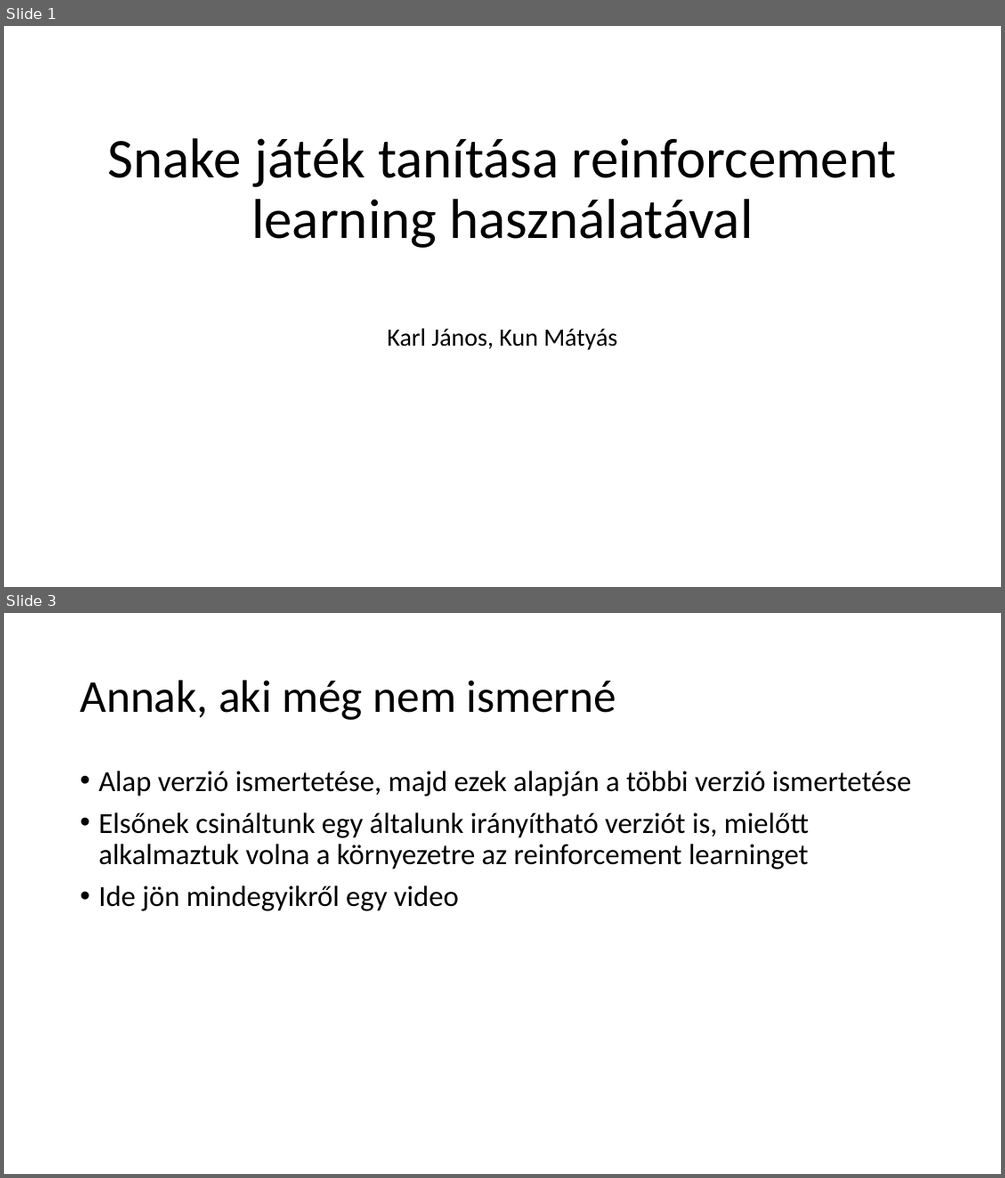
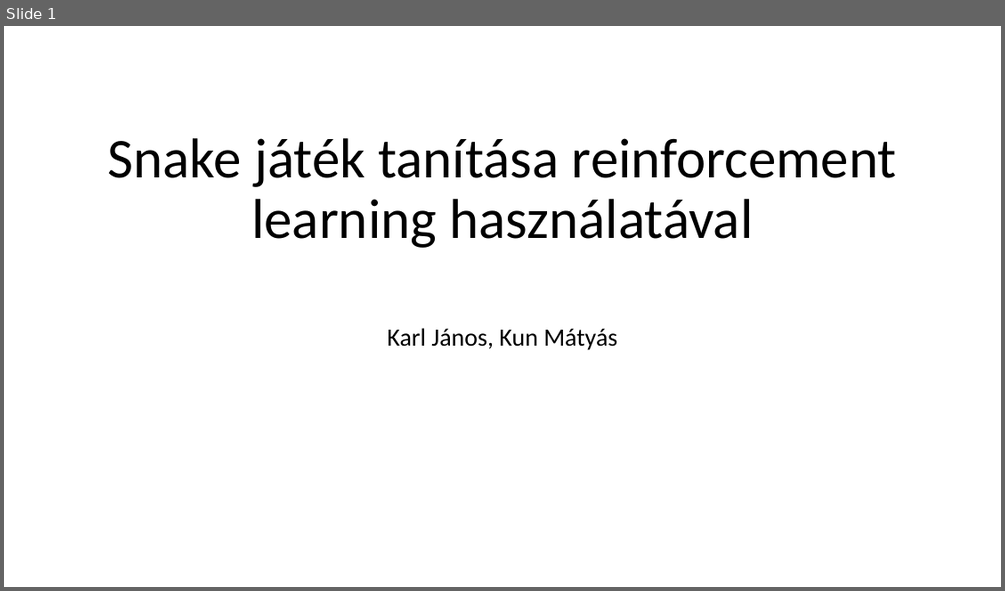
Before and after one commit to kunmts/Snake_AI_gyak, a slide deck: Projektmunka_KarlJanos_KunMatyas.pptx. Shown one above the other, each under a label of ours: slides 1 and 3 before the commit, slide 1 after it; the slides between them are not shown. The pictures are 1005x1178 and 1005x591 pixels, drawn with LibreOffice and Linux fonts; fonts in the diff are those of the drawing. Boxes give left, top, right and bottom in pixels: in the first picture for what was removed or moved away, otherwise in the second. Text is boxed around its words. In the diff, an @@ line names an element or a change of style, - is before the commit and + after.

```diff
--- a/Projektmunka_KarlJanos_KunMatyas.pptx
+++ b/Projektmunka_KarlJanos_KunMatyas.pptx
@@ slide 3 removed at <box>4,613,1001,1174</box>, background #FFFFFF @@
@@ title removed at <box>80,680,617,720</box> @@
-Annak, aki még nem ismerné
@@ text removed at <box>98,771,911,911</box> @@
-• Alap verzió ismertetése, majd ezek alapján a többi verzió ismertetése
-• Elsőnek csináltunk egy általunk irányítható verziót is, mielőtt alkalmaztuk volna a környezetre az reinforcement learninget
-• Ide jön mindegyikről egy video
```
Also in this commit, not shown: 2 slides changed, 9 slides added, 1 other slide removed.
